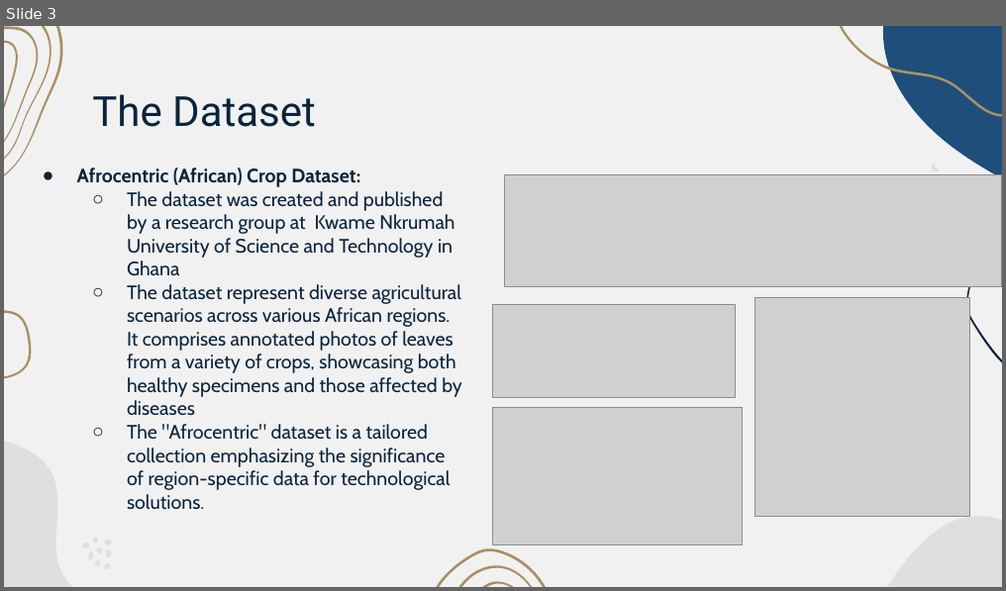
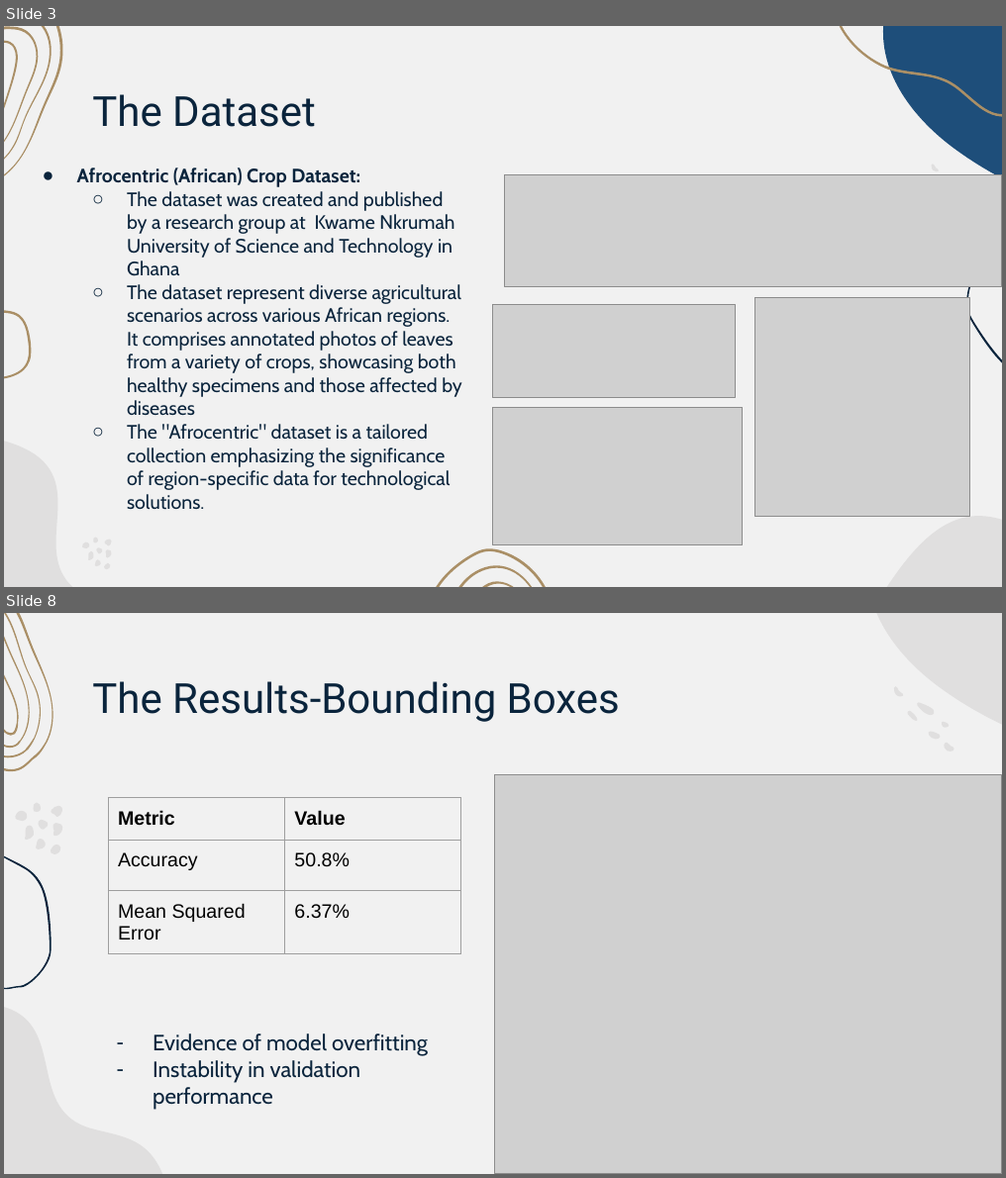
Before and after one commit to ljtaylor99/AAI-521-Final-Project, a slide deck: Final Project Presentation-Team 4.pptx. Shown one above the other, each under a label of ours: slide 3 before the commit, slides 3 and 8 after it; the slides between them are not shown. The pictures are 1006x591 and 1006x1178 pixels, drawn with LibreOffice and Linux fonts; fonts in the diff are those of the drawing; grey boxes stand for pictures. Boxes give left, top, right and bottom in pixels: in the first picture for what was removed or moved away, otherwise in the second. Text is boxed around its words. In the diff, an @@ line names an element or a change of style, - is before the commit and + after.

Commit message:
Add files via upload
Revising results section

```diff
--- a/Final Project Presentation-Team 4.pptx
+++ b/Final Project Presentation-Team 4.pptx
@@ slide 8 added at (4,613,1002,1174), background #F1F1F1 @@
@@ group added at (4,613,53,771): 4 freeform shapes @@
@@ freeform shape added at (833,613,1002,816), fill #E0DFDF @@
@@ title added at (92,681,620,722), 30 pt, text #0A243C @@
+The Results-Bounding Boxes
@@ group added at (893,687,955,752): 7 freeform shapes @@
@@ picture added at (495,775,1002,1174) @@
@@ table added at (108,797,461,1125), 3 rows, 2 columns @@
+Metric | Value
+Accuracy | 50.8%
+Mean Squared Error | 6.37%
@@ freeform shape added at (4,841,51,989), fill #0A243C @@
@@ group added at (15,803,63,855): 8 freeform shapes @@
@@ freeform shape added at (954,855,1002,1055), fill #AA8F66 @@
@@ freeform shape added at (974,871,1002,1040), fill #AA8F66 @@
@@ freeform shape added at (4,903,203,1174), fill #E0DFDF @@
@@ freeform shape added at (992,887,1002,1030), fill #AA8F66 @@
@@ text added at (152,1034,428,1110), 16 pt, text #0A243C @@
+– Evidence of model overfitting
+– Instability in validation performance
@@ freeform shape added at (643,1039,1002,1174), fill #1E4E7A @@
```
Also in this commit, not shown: 3 slides changed.
